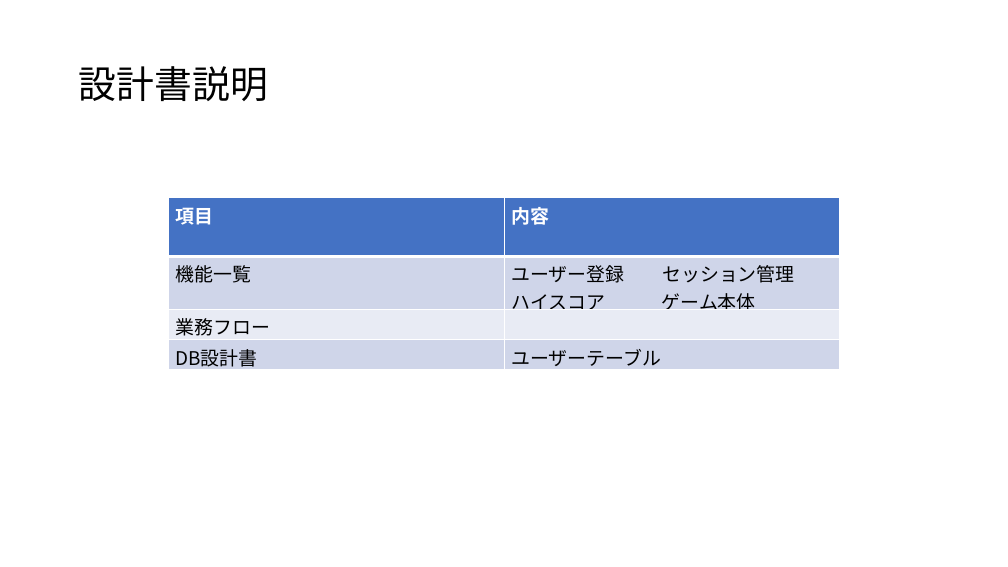
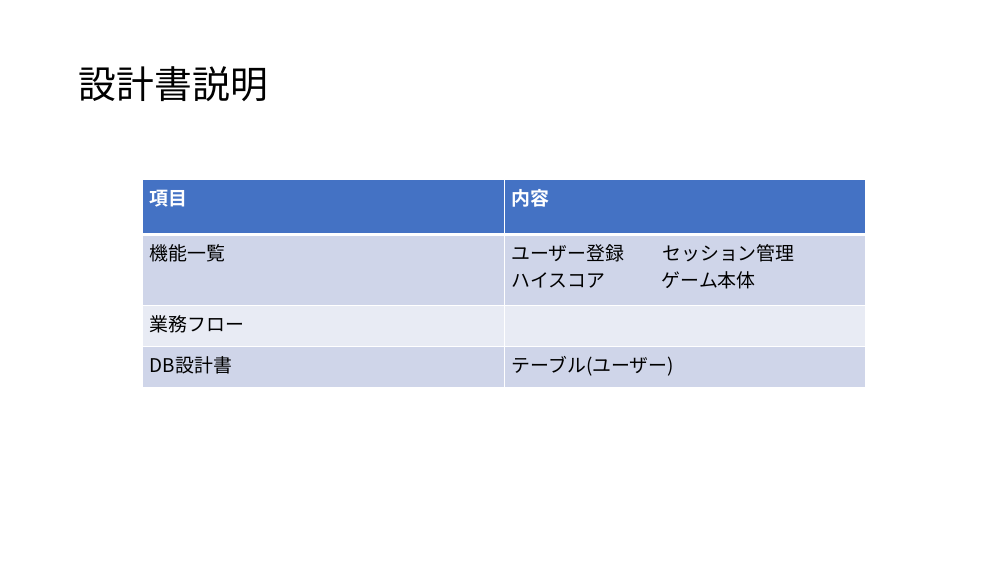
Before and after one commit to yuti0806/2023Dev2Late, a slide deck: slide 3 of 05_発表資料/SD3B後期2班第2回レビュー.pptx. Drawn at 1008x567 pixels with LibreOffice and Linux fonts; fonts in the diff are those of the drawing. Boxes give left, top, right and bottom in pixels: in the first picture for what was removed or moved away, otherwise in the second. Text is boxed around its words. In the diff, an @@ line names an element or a change of style, - is before the commit and + after.

```diff
--- a/05_発表資料/SD3B後期2班第2回レビュー.pptx
+++ b/05_発表資料/SD3B後期2班第2回レビュー.pptx
@@ table at [142,180,865,387] @@
-row 4, column 2: ユーザーテーブル
+row 4, column 2: テーブル(ユーザー)
@@ table: place and size @@
-table at [168,197,839,374]
+table at [142,180,865,387]
```
